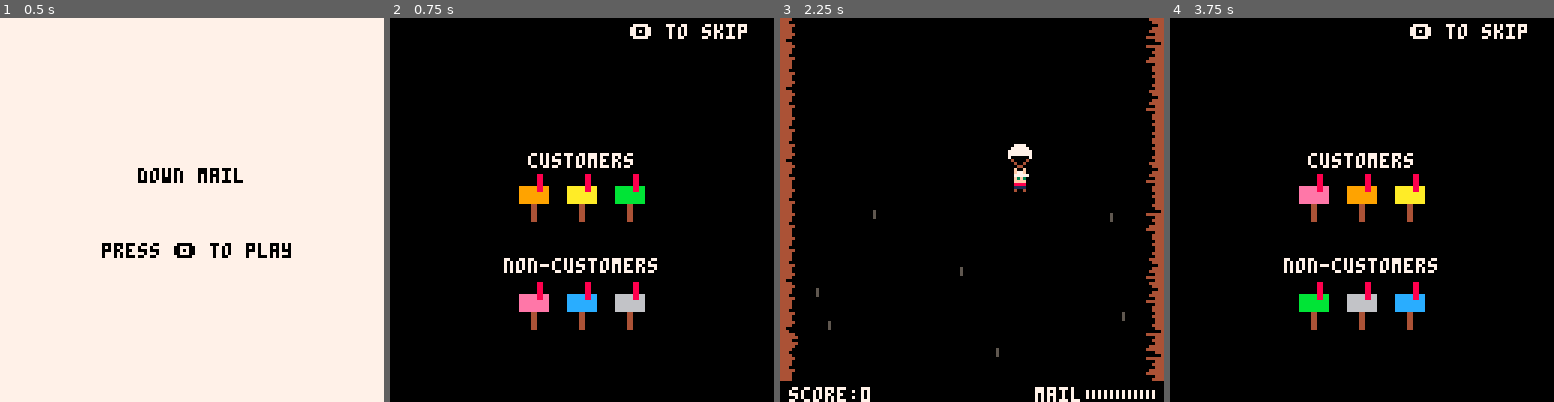
Above: before the commit, frames 1-4 (left to right).
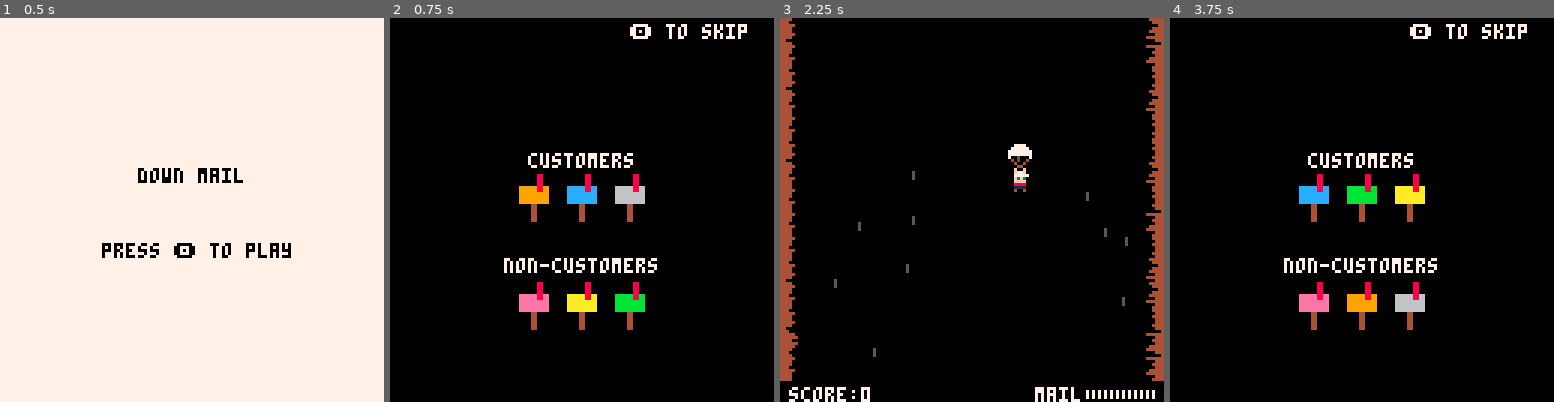
Above: after the commit, the same moments.

Repository: sugarvoid/down-mail
Game: PICO-8 cartridge down_mail.p8
Two runs of this game, one before a commit and one after it. Both use one fixed random seed, a clock stepped at 60 frames per second and the inputs below.
Inputs:
- Up to frame 1 (0.5 s): tap X (X key) at 0.33 s
- Up to frame 2 (0.75 s): tap O (Z key) at 0.7 s
- Up to frame 3 (2.25 s): tap X (X key) at 1.07, 1.85 s; hold Right 1.6-2.1 s; tap O (Z key) at 1.7, 2.1 s; hold Up from 2.15 s (still down)
- Up to frame 4 (3.75 s): release Up at 2.42 s; hold Right 2.47-3.03 s; tap O (Z key) every 0.4 s from 2.5 to 3.7 s; tap X (X key) at 2.97 s; hold Left 3.08-3.58 s; hold Down from 3.63 s (still down)

Frame 1 is identical in both runs. In frame 2, 1.4% of the frame differs, in the area x 46-67%, y 43-77%; in frame 3, 0.3%; in frame 4, 1.7%, in the area x 33-67%, y 43-77%.

Commit message:
Lower bonus timer, add second mailbox spawner

Diff:
--- a/src/main.lua
+++ b/src/main.lua
@@ -39,7 +39,7 @@
 }
 
 g_state = nil
-deliveries_needed = 5
+deliveries_needed = 6
 deliveries_left = deliveries_needed
 
 end_text_l1 = ""
@@ -326,7 +326,7 @@
     draw_rings()
     draw_letters()
     draw_gui()
-    rectfill(17, 10, 17 + flr(bouns_timer / 30) * 3, 13, 3)
+    rectfill(17, 10, 17 + flr(bouns_timer / 15) * 3, 13, 3)
     rect(17, 9, 109, 14, 7)
     print("bonus", 50, 3, 7)
     -- print("bonus: " .. flr(bouns_timer/30), 20, 20, 5)
@@ -501,7 +501,7 @@
 function goto_bonus()
     p1.move_speed = 1.5
     spawner.reset()
-    bouns_timer = 30 * 30
+    bouns_timer = 30 * 15
     change_state(gamestates.bonus)
 end
 
--- a/src/spawner.lua
+++ b/src/spawner.lua
@@ -17,7 +17,8 @@
 spawner = {
     rock_1 = randsec_rang(3, 10),
     rock_2 = randsec_rang(3, 10),
-    mail_box = 40,
+    mail_box = randsec_rang(3, 10),
+    mail_box_2 = randsec_rang(1, 2),
     demon = 30 * 10,
     ring = 30,
     ammo = 30,
@@ -27,6 +28,7 @@
             self.rock_1 -= 1
             self.rock_2 -= 1
             self.mail_box -= 1
+            self.mail_box_2 -= 1
             self.demon -= 1
             self.ammo -= 1
 
@@ -46,6 +48,12 @@
                 local lane = get_available_lane()
                 spawn_mbox(lane)
                 self.mail_box = randsec_rang(2, 4)
+            end
+
+            if self.mail_box_2 <= 0 then
+                local lane = get_available_lane()
+                spawn_mbox(lane)
+                self.mail_box_2 = randsec_rang(2, 4)
             end
 
             if self.demon <= 0 then
